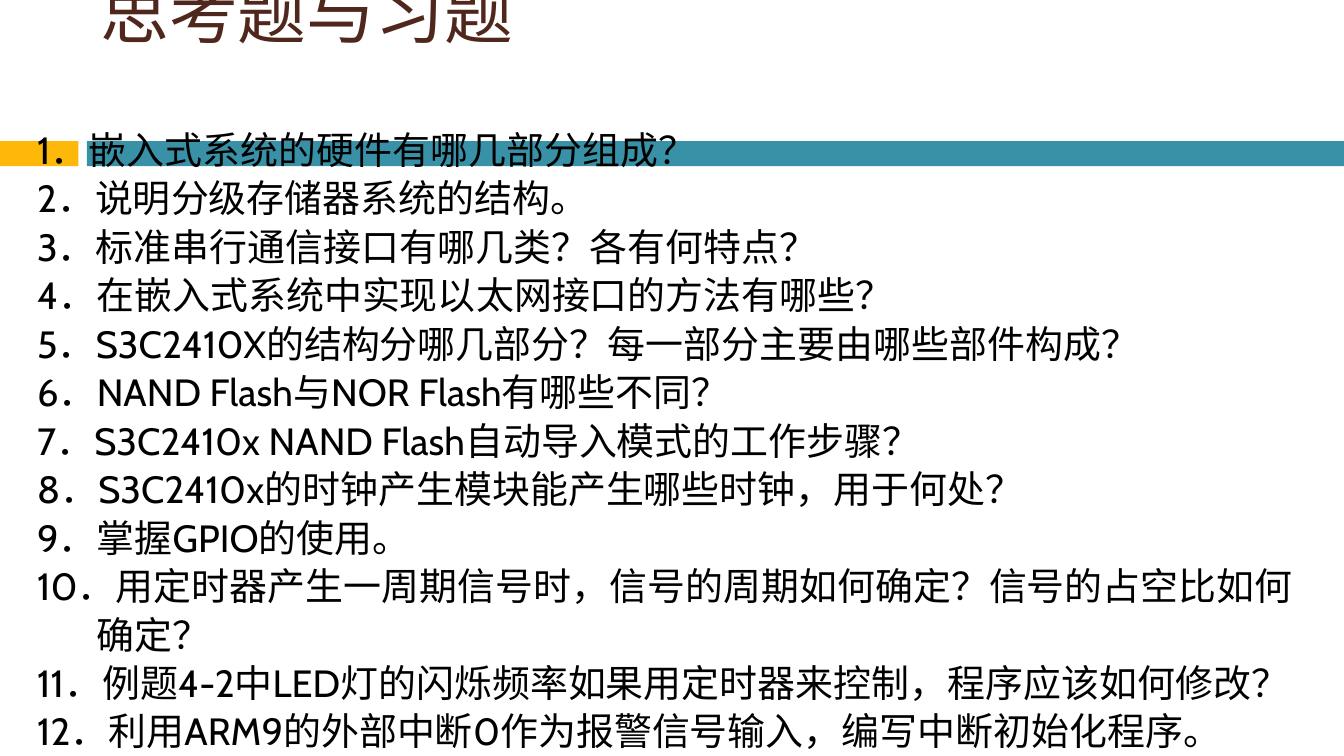
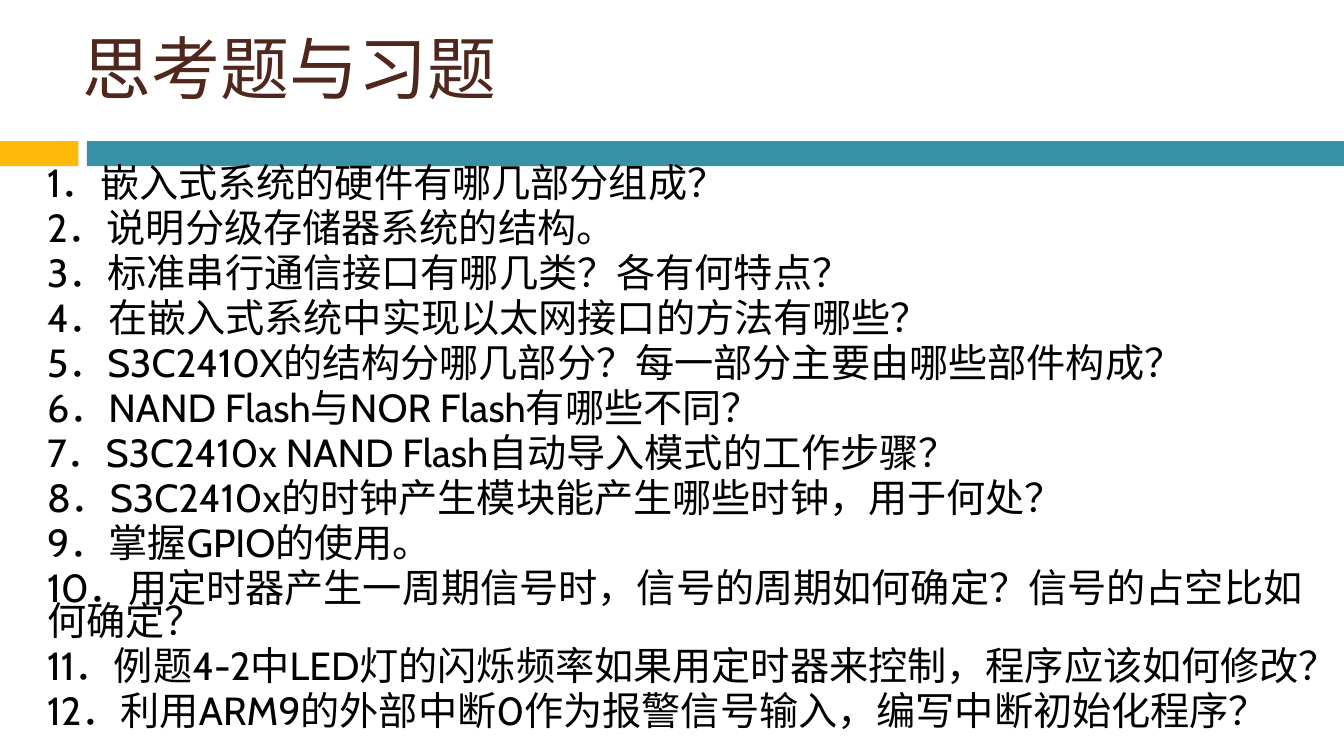
Before and after one commit to Chencao0928/ARM, a slide deck: slide 112 of 第6章 基于S3C2410的硬件结构与接口编程/第6章 基于S3C2410的硬件结构与接口编程.pptx. Drawn at 1344x756 pixels with LibreOffice and Linux fonts; fonts in the diff are those of the drawing; background and template pictures are left out. Boxes give left, top, right and bottom in pixels: in the first picture for what was removed or moved away, otherwise in the second. Text is boxed around its words. In the diff, an @@ line names an element or a change of style, - is before the commit and + after.

```diff
--- a/第6章 基于S3C2410的硬件结构与接口编程/第6章 基于S3C2410的硬件结构与接口编程.pptx
+++ b/第6章 基于S3C2410的硬件结构与接口编程/第6章 基于S3C2410的硬件结构与接口编程.pptx
@@ title "思考题与习题" rewrapped from (100, 0, 513, 43) to (83, 36, 496, 99) @@
@@ text "1．嵌入式系统的硬件有哪几部分组成？": place and size @@
-text "1．嵌入式系统的硬件有哪几部分组成？" at (37, 131, 1293, 749)
+text "1．嵌入式系统的硬件有哪几部分组成？" at (47, 164, 1338, 729)
@@ text at (47, 164, 1338, 684): size 27.1 to 28 pt in "1．嵌入式系统的硬件有哪几部分组成？", "2．说明分级存储器系统的结构。", "3．标准串行通信接口有哪几类？各有何特点？", "4．在嵌入式系统中实现以太网接口的方法有哪些？" and 6 more places; line spacing 0.8 to 0.7 @@
@@ text at (47, 569, 1302, 638): text changed; size 27.1 to 28 pt @@
-10．用定时器产生一周期信号时，信号的周期如何确定？信号的占空比如何
-确定？
+10．用定时器产生一周期信号时，信号的周期如何确定？信号的占空比如何确定？
@@ text at (47, 692, 1268, 729): text changed; size 27.1 to 28 pt @@
-12．利用ARM9的外部中断0作为报警信号输入，编写中断初始化程序。
+12．利用ARM9的外部中断0作为报警信号输入，编写中断初始化程序？
```
Also in this commit, not shown: 40 other slides changed, 1 slide added, 1 slide removed.
